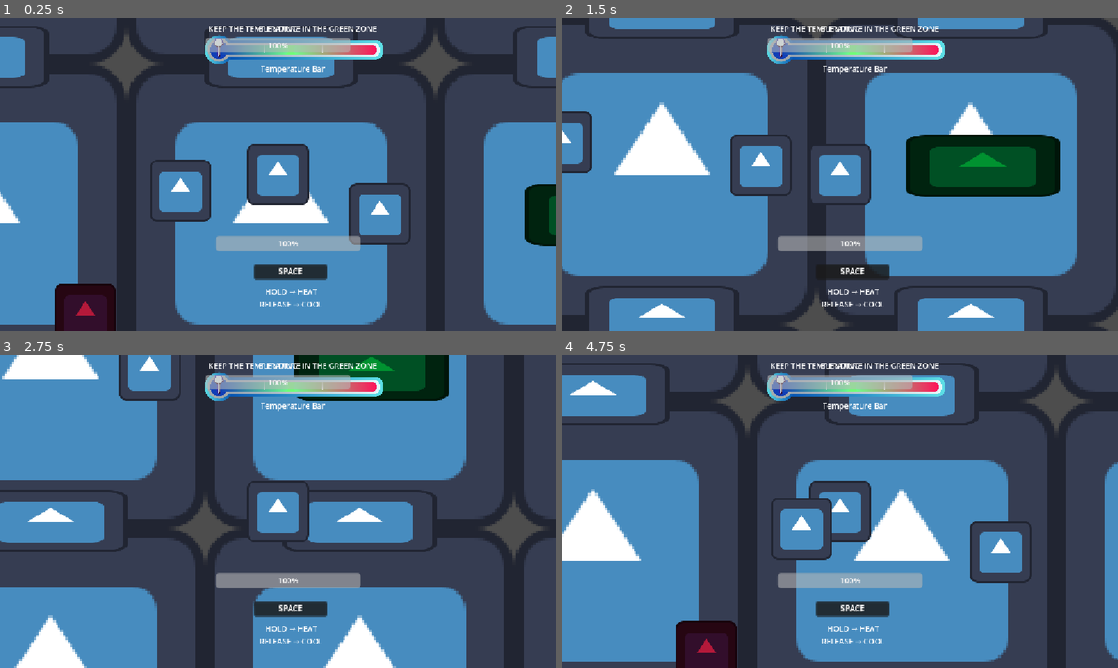
Above: before the commit, frames 1-4 (two rows, left to right).
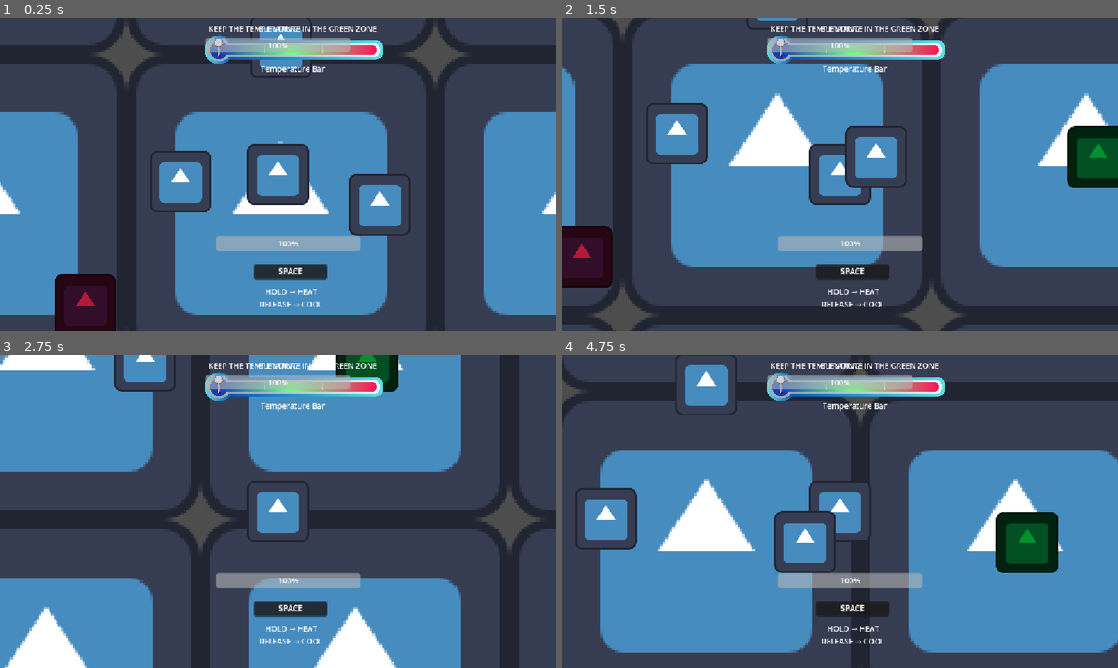
Above: after the commit, the same moments.

Repository: Yatagarasu163/Mini-Jame-Gam-59
Game: Godot game, scene res://Scenes/main_game.tscn
Two runs of this game, one before a commit and one after it. Both use one fixed random seed, a clock stepped at 60 frames per second and the inputs below. The engine's default icon, where the game draws it, is replaced by a stand-in: a white triangle on a blue panel in a dark square.
Inputs:
- Up to frame 1 (0.25 s): no input
- Up to frame 2 (1.5 s): tap Enter at 0.5 s; hold D (move_right) 0.53-1.28 s; tap E (interact) at 0.6 s; hold S (move_down) from 1.28 s (still down); tap F (mash_f) at 1.35 s
- Up to frame 3 (2.75 s): release S (move_down) at 2.03 s; hold D (move_right) from 2.03 s (still down); tap Q (mash_q) at 2.1 s
- Up to frame 4 (4.75 s): release D (move_right) at 2.78 s; hold W (move_up) 2.78-3.53 s; tap R (mash_r) at 2.85 s; hold Space (mash_space) 3.53-4.28 s; hold A (move_left) from 3.53 s (still down); tap V (mash_v) at 4.35 s

The runs differ from the first frame. In frame 1, 16% of the frame differs, in the area x 0-100%, y 0-100%; in frame 2, 57%; in frame 3, 21%; in frame 4, 54%.
Error in both runs: Invalid assignment of property or key 'visible' with value of type 'bool' on a base object of type 'Nil'. (res://Code-y)

Commit message:
fixed room generation

Diff:
--- a/Code-y Bits/factory_room.gd
+++ b/Code-y Bits/factory_room.gd
@@ -1,15 +1,12 @@
 extends Node2D
+class_name factory_room
 
+@export var _machines: Array[Node2D]
 
 # Called when the node enters the scene tree for the first time.
 func _ready() -> void:
-	pass # Replace with function body.
+	for machine in _machines:
+		machine.visible = false
 
-
-# Called every frame. 'delta' is the elapsed time since the previous frame.
-func _process(delta: float) -> void:
-	pass
-
-func generate():
-	print("Room (" + str(position.x / 640) + ", " + str(position.y / 640) + ") Generated")
-	pass
+func generate(type: int):
+	_machines[type].visible = true
--- a/Code-y Bits/factory_spawner.gd
+++ b/Code-y Bits/factory_spawner.gd
@@ -3,7 +3,7 @@
 
 @export var x_size: int = 5
 @export var y_size: int = 5
-@export var factory_room: PackedScene
+@export var factory_room_prefab: PackedScene
 @export var x_multiplier: float = 640
 @export var y_multiplier: float = 640
 
@@ -14,13 +14,18 @@
 	pass
 
 func SpawnFactory():
+	var all_rooms: Array[factory_room]
 	var x_diff: int = roundi(x_size / 2)
 	var y_diff: int = roundi(y_size / 2)
 	for x in range(x_size):
 		for y in range(y_size):
-			var current_room = factory_room.instantiate()
+			var current_room = factory_room_prefab.instantiate()
 			var new_x = x - x_diff
 			var new_y = y - y_diff
 			current_room.position = Vector2(new_x * x_multiplier, new_y * y_multiplier)
-			current_room.generate()
+			all_rooms.append(current_room)
 			add_child(current_room)
+	for i in range(4):
+		var selected_room_index = randi() % len(all_rooms)
+		all_rooms[selected_room_index].generate(i)
+		all_rooms.remove_at(selected_room_index)
--- a/Prefabs/factory_room.tscn
+++ b/Prefabs/factory_room.tscn
@@ -7,15 +7,15 @@
 [ext_resource type="Texture2D" uid="uid://bshqkhaufs6h6" path="res://Sprites and Shid/TemperatureBar(Thermometer).png" id="5_hktsf"]
 [ext_resource type="Texture2D" uid="uid://by0krry537rax" path="res://Sprites and Shid/TemperatureIndicator.png" id="6_0fg35"]
 
-[node name="Factory Room" type="Node2D" unique_id=156863892]
+[node name="Factory Room" type="Node2D" unique_id=156863892 node_paths=PackedStringArray("_machines")]
 script = ExtResource("1_1daii")
+_machines = [NodePath("CutterMachine"), NodePath("CookingMachine"), NodePath("BlenderMachine"), NodePath("BottlingMachine")]
 
 [node name="Sprite2D" type="Sprite2D" parent="." unique_id=2145963005]
 scale = Vector2(5, 5)
 texture = ExtResource("1_dhrwc")
 
 [node name="CutterMachine" parent="." unique_id=1877580678 node_paths=PackedStringArray("cuttingProgressBar", "keyIndicator", "keyLabel", "instructionText", "buttonGlow") instance=ExtResource("3_25cia")]
-position = Vector2(0, -335)
 cuttingProgressBar = NodePath("../MiniGameUI/CuttingProgressBar")
 keyIndicator = NodePath("../MiniGameUI/KeyIndicator")
 keyLabel = NodePath("../MiniGameUI/KeyIndicator/KeyLabel")
@@ -23,7 +23,6 @@
 buttonGlow = NodePath("../MiniGameUI/KeyIndicator/SmallKeyCapGlow")
 
 [node name="CookingMachine" parent="." unique_id=760379608 node_paths=PackedStringArray("cookingUI", "temperatureIndicator", "temperatureBar", "temperatureLabel", "cookingProgressBar") instance=ExtResource("3_25cia")]
-position = Vector2(665, -8)
 machineType = 1
 cookingUI = NodePath("../MiniGameUI/CookingUI")
 temperatureIndicator = NodePath("../MiniGameUI/CookingUI/TemperatureIndicator")
@@ -41,7 +40,6 @@
 modulate = Color(0, 0, 0, 1)
 
 [node name="BlenderMachine" parent="." unique_id=2051678513 node_paths=PackedStringArray("blenderUI", "blendingProgressBar", "blendingLabel") instance=ExtResource("3_25cia")]
-position = Vector2(1330, -16)
 machineType = 2
 blenderUI = NodePath("../MiniGameUI/BlenderUI")
 blendingProgressBar = NodePath("../MiniGameUI/BlenderUI/BlenderProgressbar")
@@ -53,13 +51,8 @@
 [node name="Sprite2D" parent="BlenderMachine/OutputPoint/OutputItem" parent_id_path=PackedInt32Array(2051678513, 1068318048) index="0" unique_id=1620921805]
 modulate = Color(0.48133707, 0.4813372, 2.8878452e-07, 1)
 
-[node name="BottlingMachine" parent="." unique_id=650750150 node_paths=PackedStringArray("cuttingProgressBar", "keyIndicator", "keyLabel", "instructionText") instance=ExtResource("3_25cia")]
-position = Vector2(1995, -24)
+[node name="BottlingMachine" parent="." unique_id=650750150 instance=ExtResource("3_25cia")]
 machineType = 3
-cuttingProgressBar = NodePath("")
-keyIndicator = NodePath("")
-keyLabel = NodePath("")
-instructionText = NodePath("")
 
 [node name="Sprite2D" parent="BottlingMachine" index="0" unique_id=1522078674]
 modulate = Color(4.813075e-08, 0.5721783, 0.18850693, 1)
--- a/Prefabs/test_machine.tscn
+++ b/Prefabs/test_machine.tscn
@@ -4,10 +4,10 @@
 [ext_resource type="Texture2D" uid="uid://dkeri6jbh726r" path="res://Sprites and Shid/icon.svg" id="2_bj6cu"]
 
 [sub_resource type="RectangleShape2D" id="RectangleShape2D_b1lj4"]
-size = Vector2(391.19083, 22.353018)
+size = Vector2(120, 120)
 
 [sub_resource type="RectangleShape2D" id="RectangleShape2D_njqwk"]
-size = Vector2(482, 299)
+size = Vector2(250, 250)
 
 [sub_resource type="CircleShape2D" id="CircleShape2D_xrivr"]
 
@@ -16,22 +16,19 @@
 outputItem = NodePath("OutputPoint/OutputItem")
 
 [node name="Sprite2D" type="Sprite2D" parent="." unique_id=1522078674]
-scale = Vector2(2.5, 1)
 texture = ExtResource("2_bj6cu")
 
 [node name="CollisionShape2D" type="CollisionShape2D" parent="." unique_id=2018362269]
 position = Vector2(-1, -1.5)
-scale = Vector2(0.80778986, 5.6815586)
 shape = SubResource("RectangleShape2D_b1lj4")
 
 [node name="InteractionArea" type="Area2D" parent="." unique_id=970127621]
 
 [node name="CollisionShape2D" type="CollisionShape2D" parent="InteractionArea" unique_id=1205405099]
-position = Vector2(3, 11.5)
 shape = SubResource("RectangleShape2D_njqwk")
 
 [node name="OutputPoint" type="Node2D" parent="." unique_id=634750472]
-position = Vector2(-191, 3)
+position = Vector2(-130, 0)
 
 [node name="OutputItem" type="Area2D" parent="OutputPoint" unique_id=1068318048]
 visible = false
--- a/Scenes/main_game.tscn
+++ b/Scenes/main_game.tscn
@@ -25,7 +25,7 @@
 
 [node name="Factory Spawner" type="Node2D" parent="." unique_id=65925981]
 script = ExtResource("1_l756w")
-factory_room = ExtResource("2_pu3va")
+factory_room_prefab = ExtResource("2_pu3va")
 
 [node name="Player" parent="." unique_id=1723161328 instance=ExtResource("3_0e3vx")]
 position = Vector2(-6, -12)
